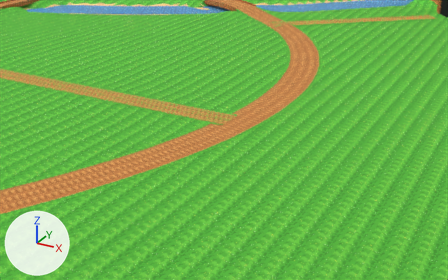
Renders of the glTF model public/tracks/valley_region/visual.glb from each side of a commit.
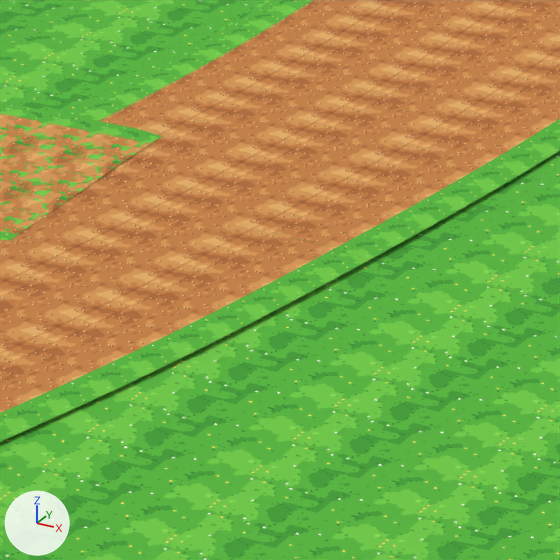
Each version is shown from a camera (50 mm lens) standing at (327.0, -188.1, 87.1) and looking at (226.3, -4.9, -4.5), then close up on the part from 50% to 62% of the width and 36% to 56% of the height. Lighting does not change. The marker at lower left points along +X, +Y and +Z. The older version's two pictures come first.

Objects in the first close-up: 'Road 01 road', 'Road 10 road', 'Spoke East', 'Valley'.
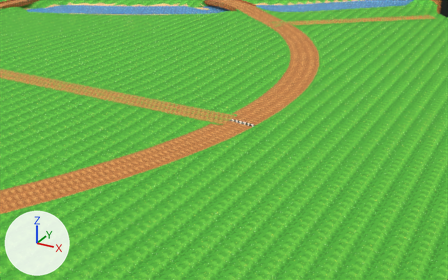
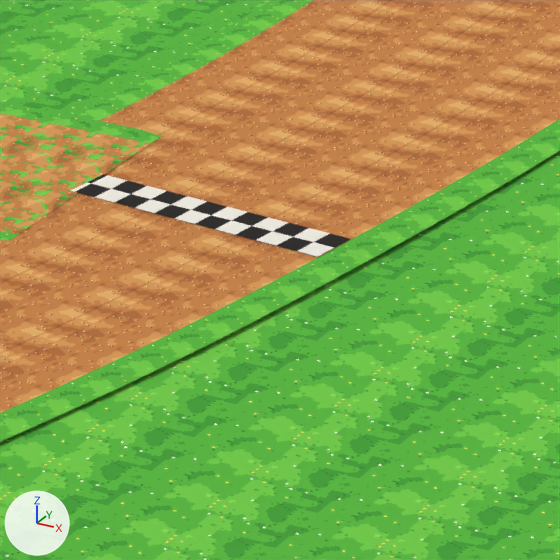
Where the change shows, as pixel boxes (x1, y1, x2, y2) in the close-ups (560 x 560 px):
'Start Line', added
    after: (71, 174, 350, 257)

What the commit changed:
Picture 'start_checker' (img_start_checker) is new.
Material 'KP Start Checker' (mat_kp_start_checker) is new.
Uses the picture img_start_checker.
Mesh me_start_line is new.
It has 18 vertices, 16 faces and spans x 222.6..236.75, y -1.99..1.95, z 1.56..1.72.
It uses material mat_kp_start_checker.
Object 'Start Line' (ob_start_line) is new; it shows me_start_line.
Its location is (0.0, 0.0, 0.0).
